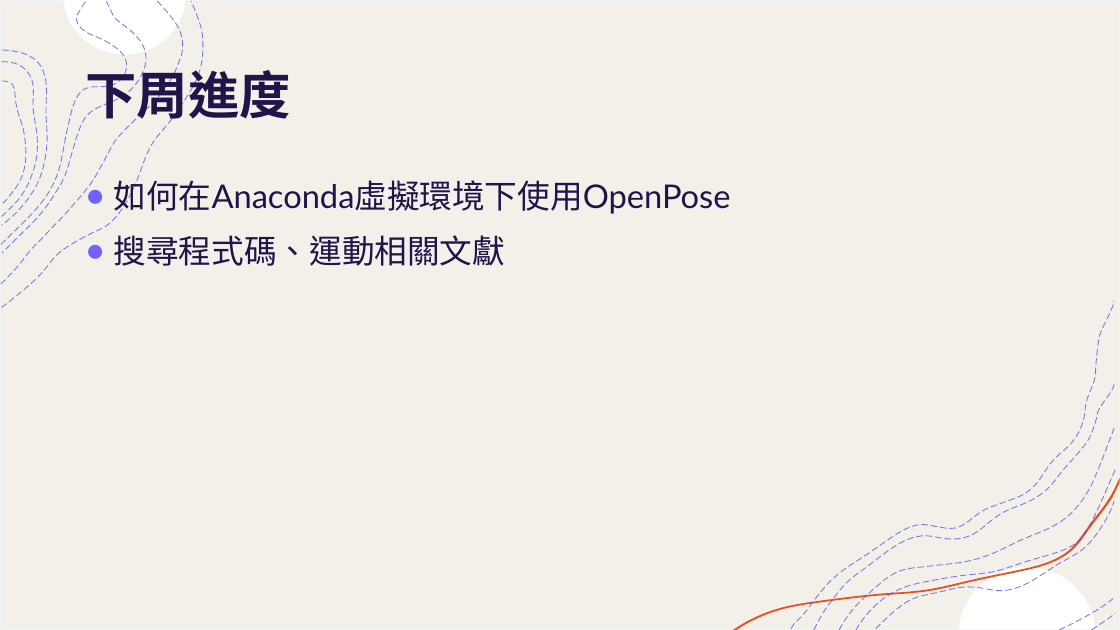
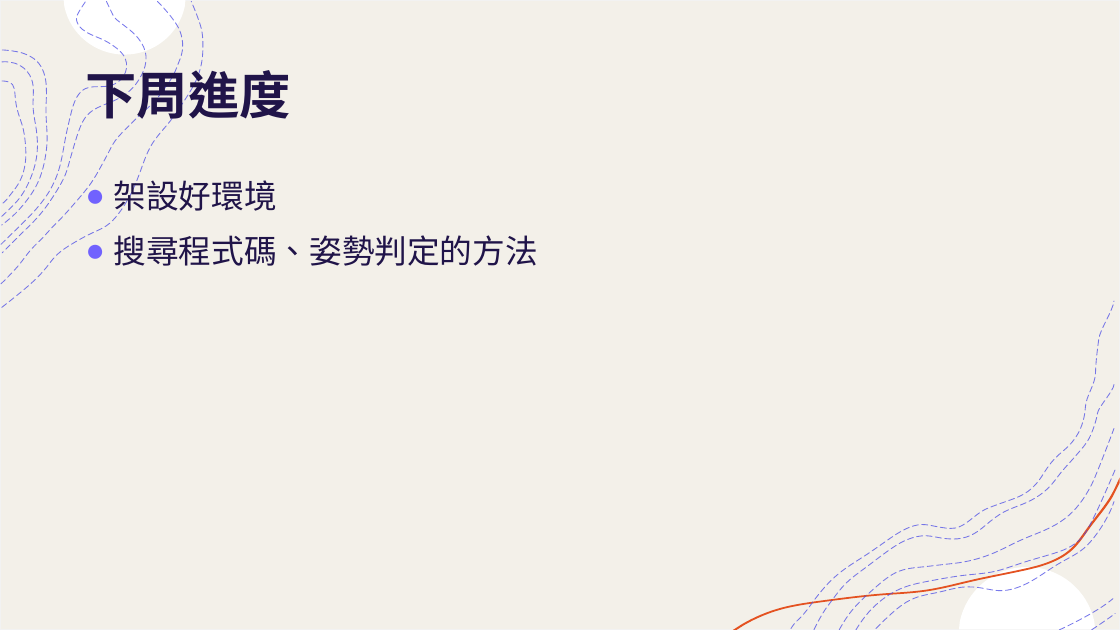
Before and after one commit to mizulun/seatpose-system, a slide deck: slide 22 of 提升運動表現輔助系統.pptx. Drawn at 1120x630 pixels with LibreOffice and Linux fonts; fonts in the diff are those of the drawing. Boxes give left, top, right and bottom in pixels: in the first picture for what was removed or moved away, otherwise in the second. Text is boxed around its words. In the diff, an @@ line names an element or a change of style, - is before the commit and + after.

Commit message:
更改下周進度

```diff
--- a/提升運動表現輔助系統.pptx
+++ b/提升運動表現輔助系統.pptx
@@ text at bbox=[114, 175, 538, 266]: text changed @@
-● 如何在Anaconda虛擬環境下使用OpenPose
-● 搜尋程式碼、運動相關文獻
+● 架設好環境
+● 搜尋程式碼、姿勢判定的方法
```
